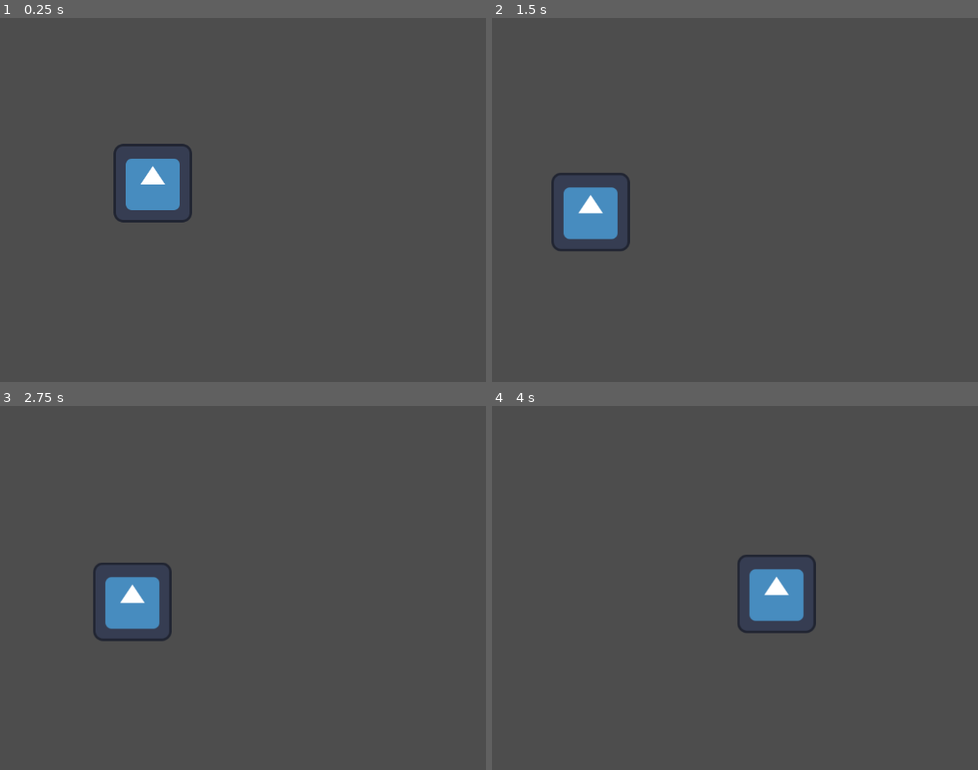
Above: before the commit, frames 1-4 (two rows, left to right).
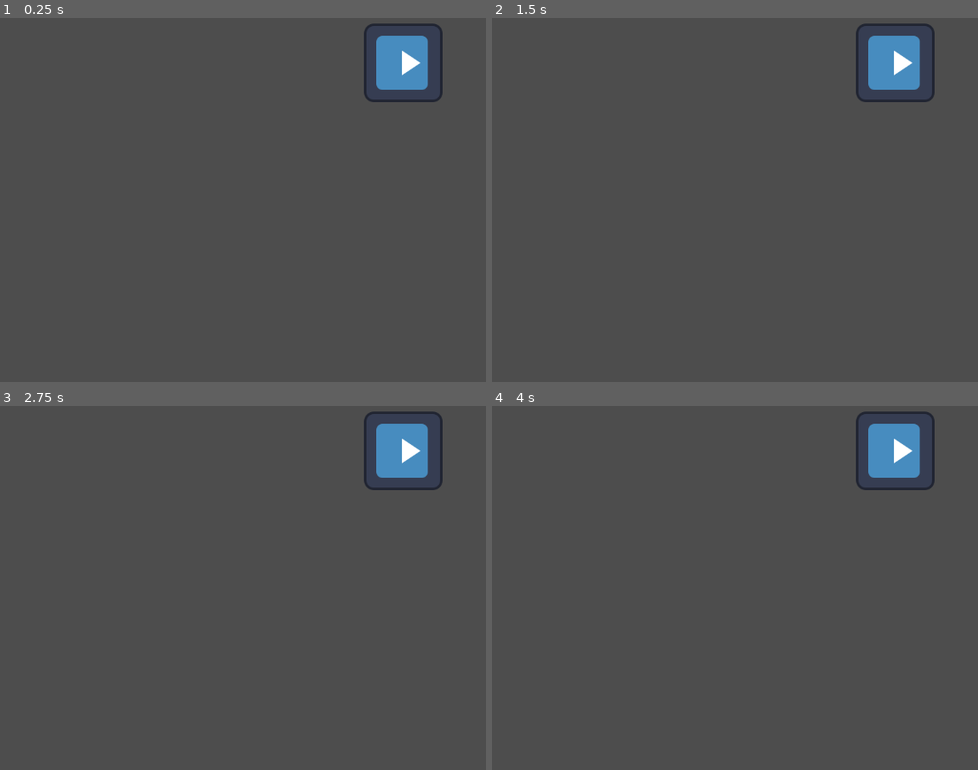
Above: after the commit, the same moments.

Repository: OscarPindaro/Cellomaton
Game: Godot game, scene res://scenes/main.tscn
Same seed, same stepped clock (60 frames per second), same inputs: the game is played once before the commit and once after it. The project has no main scene, so this scene is started directly. The engine's default icon, where the game draws it, is replaced by a stand-in: a white triangle on a blue panel in a dark square.
Inputs (mouse positions are in pixels of both pictures, inside the frame that each line leads up to):
- Up to frame 1 (0.25 s): no input
- Up to frame 2 (1.5 s): tap Enter at 0.5 s; move the mouse to (783, 163) at 0.52 s; move the mouse to (outside the picture) at 1.27 s
- Up to frame 3 (2.75 s): move the mouse to (204, 482) at 2.02 s
- Up to frame 4 (4 s): move the mouse to (594, 649) at 2.77 s; move the mouse to (837, 631) at 3.52 s

The runs differ from the first frame. In frame 1, 4.0% of the frame differs, in the area x 23-92%, y 1-57%; in frame 2, 4.1%; in frame 3, 4.1%; in frame 4, 4.1%, in the area x 50-92%, y 1-63%.

Commit message:
renamed some folder with capital letters

Diff:
--- a/scenes/model/cell.tscn
+++ b/scenes/Model/CellBody.tscn
@@ -8,6 +8,7 @@
 [node name="CellBody" type="CharacterBody2D"]
 
 [node name="Icon" type="Sprite2D" parent="."]
+rotation = 1.5708
 texture = ExtResource("1_lrp1i")
 
 [node name="CollisionShape2D" type="CollisionShape2D" parent="."]
--- /dev/null
+++ b/scenes/Movement/follow_movement.gd
@@ -0,0 +1,16 @@
+extends Movement
+class_name FollowMovement
+
+@export var target: Node2D = null
+
+# Called when the node enters the scene tree for the first time.
+func _ready():
+	super._ready()
+
+func _process(_delta):
+	if target != null:
+		var direction : Vector2 = (target.global_position - body.position).normalized()
+		body.velocity = direction*linear_velocity
+		body.move_and_slide()
+		if look_at:
+			body.look_at(target.position)
--- /dev/null
+++ b/scenes/World/bush.tscn
@@ -0,0 +1,9 @@
+[gd_scene load_steps=2 format=3 uid="uid://2lw03yvdc84o"]
+
+[ext_resource type="Texture2D" uid="uid://ck605h4fpeo1n" path="res://asset/World/Bush.png" id="1_u002a"]
+
+[node name="Bush" type="Node2D"]
+
+[node name="Bush" type="Sprite2D" parent="."]
+texture_filter = 1
+texture = ExtResource("1_u002a")
--- a/scenes/main.tscn
+++ b/scenes/main.tscn
@@ -1,13 +1,14 @@
 [gd_scene load_steps=3 format=3 uid="uid://ckkurbc6ti5xw"]
 
-[ext_resource type="PackedScene" uid="uid://dvdckygrhbdv8" path="res://scenes/model/cell.tscn" id="1_n77ih"]
-[ext_resource type="Script" path="res://scenes/movement/random_movement.gd" id="2_icev5"]
+[ext_resource type="PackedScene" uid="uid://dvdckygrhbdv8" path="res://scenes/Model/CellBody.tscn" id="1_n77ih"]
+[ext_resource type="Script" path="res://scenes/Movement/follow_movement.gd" id="2_iqrjm"]
 
 [node name="main" type="Node2D"]
 
 [node name="CellBody" parent="." instance=ExtResource("1_n77ih")]
-position = Vector2(605, 324)
+position = Vector2(1013, 128)
 
-[node name="RandomMovement" type="Node" parent="CellBody"]
-script = ExtResource("2_icev5")
-look_at = false
+[node name="FollowMovement" type="Node" parent="." node_paths=PackedStringArray("target", "body")]
+script = ExtResource("2_iqrjm")
+target = NodePath("")
+body = NodePath("../CellBody")
--- a/scenes/movement/follow_movement.gd
+++ /dev/null
@@ -1,16 +0,0 @@
-extends Movement
-class_name FollowMovement
-
-@export var target: Marker2D = null
-
-# Called when the node enters the scene tree for the first time.
-func _ready():
-	super._ready()
-	assert(target != null, "Target of the Follow Movement should not be Null")
-
-func _process(_delta):
-	var direction : Vector2 = (target.global_position - body.position).normalized()
-	body.velocity = direction*linear_velocity
-	body.move_and_slide()
-	if look_at:
-		body.look_at(target.position)
Binary file added: asset/World/Bush.png
Not shown, added: asset/World/Bush.png.import
Binary file added: asset/World/CliffTileset.png
Not shown, added: asset/World/CliffTileset.png.import
Binary file added: asset/World/DirtTileset.png
Not shown, added: asset/World/DirtTileset.png.import
Binary file added: asset/World/Grass.png
Not shown, added: asset/World/Grass.png.import
Binary file added: asset/World/GrassBackground.png
Not shown, added: asset/World/GrassBackground.png.import
Binary file added: asset/World/Tree.png
Not shown, added: asset/World/Tree.png.import
(and 4 more such lines)
